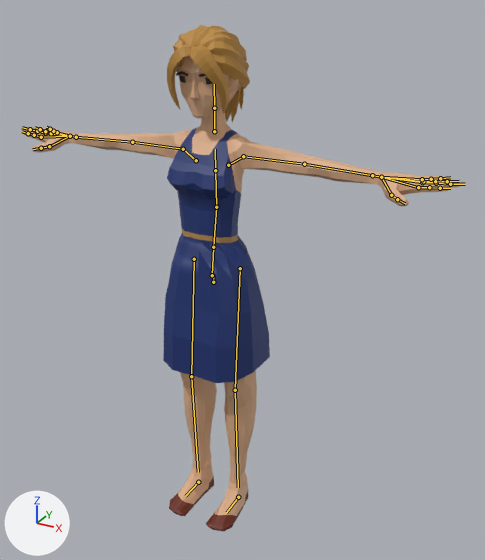
What one commit did to the glTF model js/models/avatars/club-crowd-f5.glb.
Rendered twice from a camera (50 mm lens) standing at (1.163, -1.968, 1.958) and looking at (0.116, -0.065, 1.006). Lighting does not change. The marker at lower left points along +X, +Y and +Z. The picture after the commit comes second. The bones that change, and the others that lie on the model, are drawn over the model as lines.

Names of what the first picture shows: 'Formad_Head'.
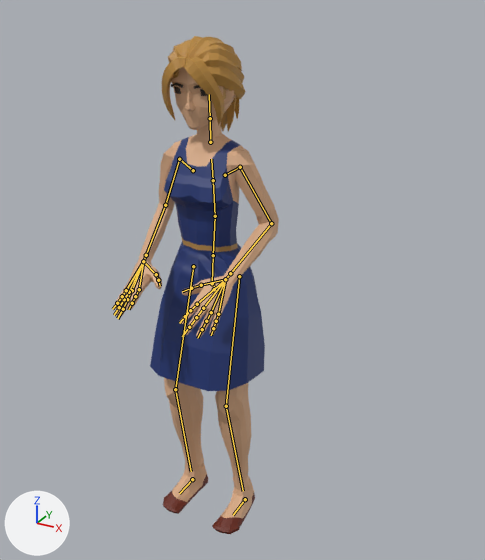
The newer file adds an action. The first version stands in its rest pose; the second is drawn at frame 6 of the action 'Groove_Bounce'.

The change in detail:
Bone 'Body' (bone_body) moves from (0.0, 0.0, 0.0) to (0.0, -0.03, 0.0).
Bone 'Body' (bone_body) turns from (0, 0, 0) to (3, 0, 0) degrees about its own x, y and z.
Bone 'Head' (bone_head) turns from (0, 0, 0) to (-1, 0, 0) degrees about its own x, y and z.
Bone 'UpperArm.L' (bone_upperarm_l) turns from (0, 0, 0) to (-62, 4, 11) degrees about its own x, y and z.
Bone 'LowerArm.L' (bone_lowerarm_l) turns from (0, 0, 0) to (-39, 33, -92) degrees about its own x, y and z.
Bone 'Wrist.L' (bone_wrist_l) turns from (0, 0, 0) to (-1, -2, -6) degrees about its own x, y and z.
Bone 'UpperArm.R' (bone_upperarm_r) turns from (0, 0, 0) to (-62, -4, -11) degrees about its own x, y and z.
Bone 'LowerArm.R' (bone_lowerarm_r) turns from (0, 0, 0) to (-39, -33, 92) degrees about its own x, y and z.
Bone 'Wrist.R' (bone_wrist_r) turns from (0, 0, 0) to (-1, 2, 6) degrees about its own x, y and z.
Bone 'UpperLeg.L' (bone_upperleg_l) turns from (0, 0, 0) to (-14, 0, -2) degrees about its own x, y and z.
Bone 'LowerLeg.L' (bone_lowerleg_l) turns from (0, 0, 0) to (21, 1, 0) degrees about its own x, y and z.
Bone 'UpperLeg.R' (bone_upperleg_r) turns from (0, 0, 0) to (-14, 0, 2) degrees about its own x, y and z.
Bone 'LowerLeg.R' (bone_lowerleg_r) turns from (0, 0, 0) to (21, -1, 0) degrees about its own x, y and z.
Bone 'Foot.L' (bone_foot_l) moves from (0.0, 0.0, 0.0) to (0.03, 0.0, 0.0).
Bone 'Foot.R' (bone_foot_r) moves from (0.0, 0.0, 0.0) to (-0.03, 0.0, 0.0).

Where the change shows, as pixel boxes [x1, y1, x2, y2] in the pictures (485 x 560 px):
'Formad_Head', posed (62% narrower)
    before: [22, 25, 462, 532]
    after: [113, 36, 279, 534]
bone 'Body', root to tip
    before: (213, 282) to (213, 274)
    after: (214, 289) to (213, 282)
bone 'Head', root to tip
    before: (214, 108) to (214, 84)
    after: (210, 118) to (209, 94)
bone 'UpperArm.L', root to tip
    before: (243, 156) to (304, 164)
    after: (240, 167) to (271, 223)
bone 'LowerArm.L', root to tip
    before: (304, 164) to (372, 175)
    after: (271, 223) to (230, 273)
bone 'Wrist.L', root to tip
    before: (372, 175) to (381, 177)
    after: (230, 273) to (225, 279)
bone 'UpperArm.R', root to tip
    before: (183, 149) to (132, 142)
    after: (179, 159) to (165, 205)
bone 'LowerArm.R', root to tip
    before: (132, 142) to (76, 137)
    after: (165, 205) to (146, 255)
bone 'Wrist.R', root to tip
    before: (76, 137) to (70, 136)
    after: (146, 255) to (143, 261)
bone 'UpperLeg.L', root to tip
    before: (240, 268) to (235, 390)
    after: (239, 276) to (226, 406)
bone 'LowerLeg.L', root to tip
    before: (235, 390) to (238, 487)
    after: (226, 406) to (243, 491)
bone 'UpperLeg.R', root to tip
    before: (194, 259) to (191, 376)
    after: (193, 266) to (175, 389)
bone 'LowerLeg.R', root to tip
    before: (191, 376) to (198, 472)
    after: (175, 389) to (191, 471)
bone 'Foot.L', root to tip
    before: (238, 497) to (226, 512)
    after: (245, 499) to (233, 515)
bone 'Foot.R', root to tip
    before: (198, 482) to (185, 496)
    after: (192, 479) to (179, 493)
